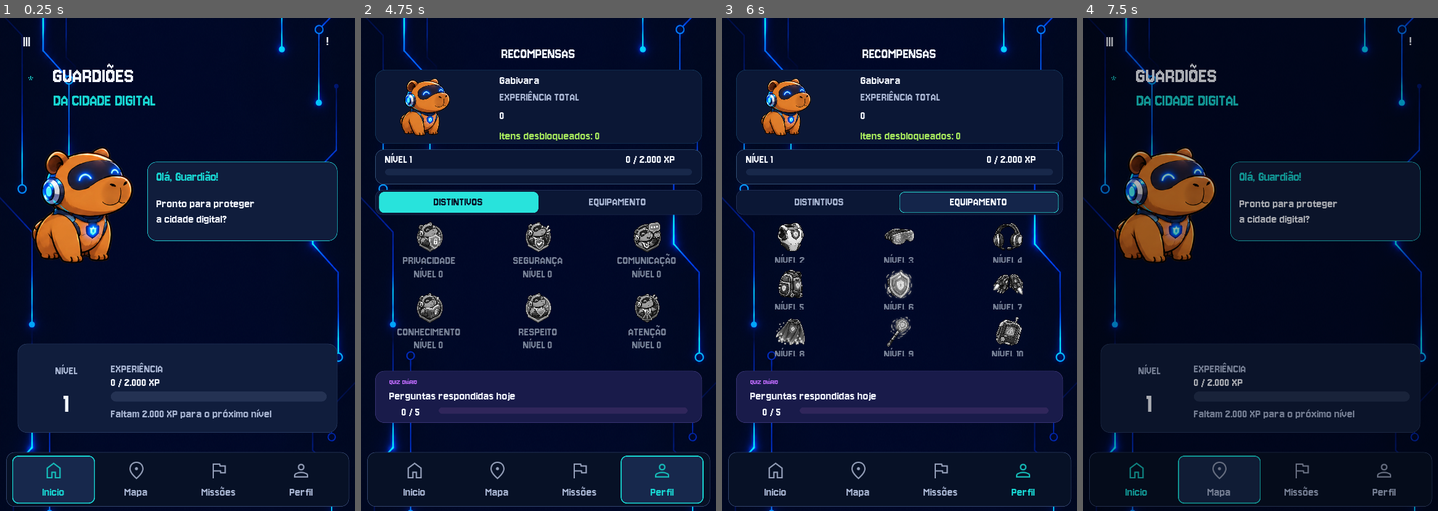
Above: before the commit, frames 1-4 (left to right).
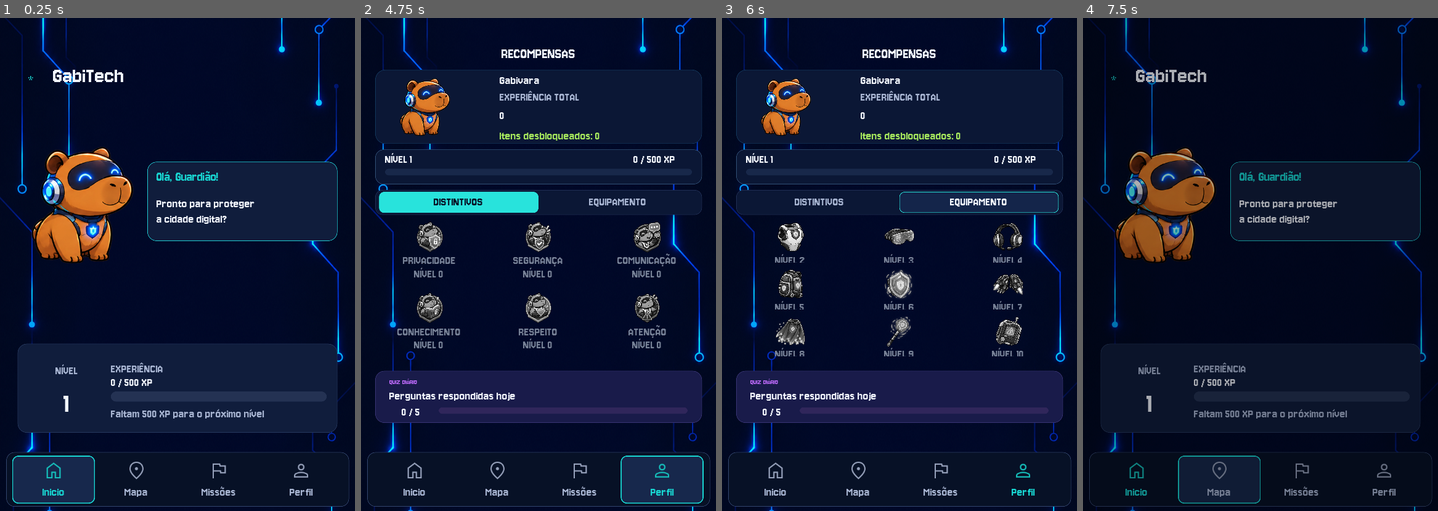
Above: after the commit, the same moments.

Repository: Samuelf17/GabiTech
Game: Godot game, scene res://app/menus/home_screen.tscn
Two runs of this game, one before a commit and one after it. Both use one fixed random seed, a clock stepped at 60 frames per second and the inputs below.
Inputs (mouse positions are in pixels of both pictures, inside the frame that each line leads up to):
- Up to frame 1 (0.25 s): no input
- Up to frame 2 (4.75 s): click "Inicio" at 0.5 s; click "Mapa" at 1.25 s; click "Inicio" at 2 s; click "Missões" at 2.75 s; click (396, 72) at 3.5 s; click "Perfil" at 4.25 s
- Up to frame 3 (6 s): click "DISTINTIVOS" at 5 s; click "EQUIPAMENTO" at 5.75 s
- Up to frame 4 (7.5 s): click "Inicio" at 6.5 s; tap Enter at 7.25, 7.35 s; move the mouse to (1338, 239) at 7.27 s; hold Right from 7.28 s (still down); click (1338, 239) at 7.42 s

The runs differ from the first frame. In frame 1, 1.0% of the frame differs, in the area x 6-93%, y 3-82%; in frame 2, less than 0.1%; in frame 3, less than 0.1%; in frame 4, 1.0%.

Commit message:
Muda o nome do app e do titulo da tela inicial

Diff:
--- a/app/menus/home_screen.gd
+++ b/app/menus/home_screen.gd
@@ -41,11 +41,10 @@
 	add_child(background)
 	ui["background"] = background
 
-	ui["menu"] = _new_label("|||", WHITE, "icon", Label.ALIGN_CENTER)
-	ui["notification"] = _new_label("!", WHITE, "icon", Label.ALIGN_CENTER)
 	ui["logo_icon"] = _new_label("*", CYAN, "brand", Label.ALIGN_CENTER)
-	ui["brand_top"] = _new_label("GUARDIÕES", WHITE, "brand_title")
-	ui["brand_bottom"] = _new_label("DA CIDADE DIGITAL", CYAN, "brand_secondary")
+	ui["brand_top"] = _new_label("GabiTech", WHITE, "brand_title")
+	ui["brand_bottom"] = _new_label("", CYAN, "brand_secondary")
+	ui["brand_bottom"].visible = false
 
 	var mascot := TextureRect.new()
 	mascot.name = "MascotSprite"
@@ -88,19 +87,16 @@
 	var width: float = viewport_size.x
 	var height: float = viewport_size.y
 	var safe_x: float = max(24.0, min(width, height) * 0.035)
-	var safe_y: float = max(18.0, min(width, height) * 0.025)
 	var font_basis: float = min(width, height)
 	var landscape: bool = width > height
 
 	if landscape:
-		_layout_landscape(width, height, safe_x, safe_y, font_basis)
+		_layout_landscape(width, height, safe_x, font_basis)
 	else:
-		_layout_portrait(width, height, safe_x, safe_y, font_basis)
-
-
-func _layout_portrait(width: float, height: float, safe_x: float, safe_y: float, font_basis: float) -> void:
-	_place(ui["menu"], safe_x, safe_y, 60, 58, font_basis)
-	_place(ui["notification"], width - safe_x - 60, safe_y, 60, 58, font_basis)
+		_layout_portrait(width, height, safe_x, font_basis)
+
+
+func _layout_portrait(width: float, height: float, safe_x: float, font_basis: float) -> void:
 	_place(ui["logo_icon"], safe_x, height * 0.085, 76, 82, font_basis)
 	_place(ui["brand_top"], safe_x + 82, height * 0.08, width - safe_x * 2 - 82, 76, font_basis)
 	_place(ui["brand_bottom"], safe_x + 84, height * 0.137, width - safe_x * 2 - 84, 62, font_basis)
@@ -123,9 +119,7 @@
 	_place_status_above_navigation(safe_x, width - safe_x * 2.0, width, height, font_basis)
 
 
-func _layout_landscape(width: float, height: float, safe_x: float, safe_y: float, font_basis: float) -> void:
-	_place(ui["menu"], safe_x, safe_y, 60, 58, font_basis)
-	_place(ui["notification"], width - safe_x - 60, safe_y, 60, 58, font_basis)
+func _layout_landscape(width: float, height: float, safe_x: float, font_basis: float) -> void:
 	_place(ui["logo_icon"], safe_x, height * 0.065, 76, 82, font_basis)
 	_place(ui["brand_top"], safe_x + 82, height * 0.04, width * 0.34, 76, font_basis)
 	_place(ui["brand_bottom"], safe_x + 84, height * 0.145, width * 0.40, 62, font_basis)
--- a/data/progression/default_progress.json
+++ b/data/progression/default_progress.json
@@ -1,5 +1,5 @@
 {
-	"schema_version": 3,
+	"schema_version": 4,
 	"level": 1,
 	"experience": 0,
 	"unlocked_items": [],
--- a/data/progression/progression_rules.json
+++ b/data/progression/progression_rules.json
@@ -1,7 +1,7 @@
 {
 	"experience_per_level": 2000,
 	"experience_per_level_by_current_level": {
-		"1": 2000,
+		"1": 500,
 		"2": 500,
 		"3": 500,
 		"4": 2000,
--- a/project.godot
+++ b/project.godot
@@ -10,7 +10,7 @@
 
 [application]
 
-config/name="Guardiões da Cidade Digital"
+config/name="GabiTech"
 run/main_scene="res://app/menus/home_screen.tscn"
 config/icon="res://icon.png"
 
--- a/shared/progress/progression_service.gd
+++ b/shared/progress/progression_service.gd
@@ -5,8 +5,20 @@
 const RULES_PATH = "res://data/progression/progression_rules.json"
 const DEFAULT_PROGRESS_PATH = "res://data/progression/default_progress.json"
 const DEFAULT_EXPERIENCE_PER_LEVEL = 2000
-const CURRENT_SCHEMA_VERSION: int = 3
+const CURRENT_SCHEMA_VERSION: int = 4
 const DEFAULT_EXPERIENCE_THRESHOLDS: Dictionary = {
+	"1": 500,
+	"2": 500,
+	"3": 500,
+	"4": 2000,
+	"5": 2000,
+	"6": 2000,
+	"7": 2000,
+	"8": 5000,
+	"9": 5000,
+	"10": 5000
+}
+const SCHEMA_3_EXPERIENCE_THRESHOLDS: Dictionary = {
 	"1": 2000,
 	"2": 500,
 	"3": 500,
@@ -377,7 +389,12 @@
 	if experience >= migration_experience_limit:
 		return {}
 	if int(schema_version) < CURRENT_SCHEMA_VERSION:
-		var legacy_total_experience: int = (level - 1) * experience_per_level + experience
+		var legacy_total_experience: int = experience
+		if int(schema_version) == 3:
+			for previous_level in range(1, level):
+				legacy_total_experience += int(SCHEMA_3_EXPERIENCE_THRESHOLDS.get(str(previous_level), experience_per_level))
+		else:
+			legacy_total_experience += (level - 1) * experience_per_level
 		level = 1
 		experience = legacy_total_experience
 		while experience >= _get_experience_threshold(level):
--- a/tests/test_home_screen.gd
+++ b/tests/test_home_screen.gd
@@ -21,6 +21,7 @@
 	var screen = HOME_SCREEN.instance()
 	get_root().add_child(screen)
 	yield(self, "idle_frame")
+	_test_app_brand_and_header(screen)
 
 	_test_layout(screen, Vector2(720, 1280), "portrait")
 	_test_layout(screen, Vector2(1280, 720), "landscape")
@@ -42,6 +43,19 @@
 		for failure in failures:
 			push_error(failure)
 		quit(1)
+
+
+func _test_app_brand_and_header(screen) -> void:
+	_check(ProjectSettings.get_setting("application/config/name") == "GabiTech", "project display name is GabiTech")
+	_check(screen.ui["brand_top"].text == "GabiTech", "home screen displays the GabiTech brand")
+	_check(screen.ui["brand_bottom"].text.empty() and not screen.ui["brand_bottom"].visible, "previous city slogan is hidden")
+	_check(not screen.ui.has("menu") and not screen.ui.has("notification"), "home header has no hamburger or exclamation labels")
+	var export_config := ConfigFile.new()
+	var load_result: int = export_config.load("res://export_presets.cfg")
+	_check(load_result == OK, "Android export preset can be loaded")
+	if load_result == OK:
+		_check(export_config.get_value("preset.0.options", "package/unique_name") == "org.godotengine.guardiesdacidadedigital", "Android package identifier stays stable for app updates")
+		_check(export_config.get_value("preset.0.options", "package/name") == "GabiTech", "Android launcher label is GabiTech")
 
 
 func _test_layout(screen, viewport_size: Vector2, layout_name: String) -> void:
@@ -153,9 +167,9 @@
 	_remove_progress_test_file(test_path)
 	progression.storage_path = test_path
 	progression.load_progress()
-	progression.add_experience(500)
-	_check(screen.ui["progress_value"].text == "500 / 2.000 XP", "home XP value updates after a partial XP change")
-	progression.add_experience(1500)
+	progression.add_experience(250)
+	_check(screen.ui["progress_value"].text == "250 / 500 XP", "home XP value updates after a partial XP change")
+	progression.add_experience(250)
 	_check(screen.ui["level_number"].text == "2", "home level display updates after a level-up signal")
 	_check(screen.ui["mascot"].texture.resource_path == "res://shared/mascot/levels/2.png", "home mascot changes to the level two artwork after leveling up")
 	_check(screen.ui["progress_value"].text == "0 / 500 XP", "home XP display updates to the next level's XP threshold")
@@ -212,7 +226,7 @@
 func _test_text_fits_controls(screen) -> void:
 	for viewport_size in [Vector2(720, 1280), Vector2(1280, 720), Vector2(960, 540), Vector2(360, 800), Vector2(320, 568)]:
 		screen._layout_screen(viewport_size)
-		for key in ["menu", "notification", "logo_icon", "brand_top", "brand_bottom", "greeting_title", "greeting_text", "level_caption", "level_number", "progress_title", "progress_value", "progress_hint", "status"]:
+		for key in ["logo_icon", "brand_top", "brand_bottom", "greeting_title", "greeting_text", "level_caption", "level_number", "progress_title", "progress_value", "progress_hint", "status"]:
 			var control: Control = screen.ui[key]
 			_check(control.has_meta("font_role"), "%s uses an adaptive font role at %s" % [key, viewport_size])
 			_check(screen.typography.has_role(control.get_meta("font_role")), "%s uses the shared typography scale at %s" % [key, viewport_size])
--- a/tests/test_profile_screen.gd
+++ b/tests/test_profile_screen.gd
@@ -142,7 +142,7 @@
 		_check(gadget["icon"].texture.resource_path == "res://shared/progress/assets/gadgets/%d.png" % gadget_level, "level %d gadget comes from its copied runtime asset" % gadget_level)
 	_check(not screen.badge_controls[0]["icon"].visible, "badges are hidden while viewing the collection")
 	_check(screen.ui["status"].text.empty(), "collection tab leaves the status label clear")
-	_check(progression.add_experience(6000), "profile test advances through the configured level thresholds")
+	_check(progression.add_experience(5000), "profile test advances through the configured level thresholds")
 	_check(screen.ui["hero_mascot"].texture.resource_path == "res://shared/mascot/levels/5.png", "profile avatar updates to the capybara for the new level")
 	for gadget in screen.collection_controls:
 		var required_level: int = gadget["required_level"]
@@ -209,9 +209,9 @@
 	_remove_progress_test_file(test_path)
 	progression.storage_path = test_path
 	progression.load_progress()
-	progression.add_experience(2000)
+	progression.add_experience(500)
 	_check(screen.ui["level_caption"].text == "NÍVEL 2", "profile level updates after a level-up signal")
-	_check(screen.ui["points"].text == "2.000", "profile total experience updates after a level-up signal")
+	_check(screen.ui["points"].text == "500", "profile total experience updates after a level-up signal")
 	_check(screen.ui["support"].text == "Itens desbloqueados: 1", "profile reward count updates after a level-up signal")
 	progression.storage_path = original_path
 	progression.load_progress()
--- a/tests/test_progression.gd
+++ b/tests/test_progression.gd
@@ -20,23 +20,23 @@
 	get_root().add_child(progression)
 	yield(self, "idle_frame")
 
-	_check(progression.experience_per_level == 2000, "level one requires 2000 XP to advance")
+	_check(progression.experience_per_level == 500 and progression._get_experience_threshold(1) == 500, "level one requires 500 XP to advance")
 	_check(progression._get_experience_threshold(2) == 500 and progression._get_experience_threshold(3) == 500, "levels two and three require 500 XP to advance")
 	_check(progression._get_experience_threshold(4) == 2000 and progression._get_experience_threshold(7) == 2000, "levels four through seven require 2000 XP to advance")
 	_check(progression._get_experience_threshold(8) == 5000 and progression._get_experience_threshold(10) == 5000, "levels eight through ten require 5000 XP to advance")
 	_check(progression.state["level"] == 1 and progression.state["experience"] == 0, "missing save starts at level 1 with 0 XP")
 	_check(not progression.add_experience(0), "zero XP is rejected")
 	_check(not progression.add_experience(-10), "negative XP is rejected")
-	_check(progression.add_experience(750), "positive XP can be applied by the progression API")
-	_check(progression.state["level"] == 1 and progression.state["experience"] == 750, "partial XP does not advance the level")
+	_check(progression.add_experience(250), "positive XP can be applied by the progression API")
+	_check(progression.state["level"] == 1 and progression.state["experience"] == 250, "partial XP does not advance the level")
 	_check(progression.state["unlocked_items"].empty(), "partial XP does not grant a level item")
-	_check(progression.add_experience(1250), "XP reaches the next level")
+	_check(progression.add_experience(250), "XP reaches the next level")
 	_check(progression.state["level"] == 2 and progression.state["experience"] == 0, "exact threshold advances the level without losing XP")
 	_check(progression.state["unlocked_items"] == ["level_reward_2"], "level 2 grants its future-configurable reward ID")
 	_check(progression.add_experience(4500), "multiple level advances can be processed")
 	_check(progression.state["level"] == 5 and progression.state["experience"] == 1500, "overflow XP carries across levels with different XP costs")
 	_check(progression.state["unlocked_items"] == ["level_reward_2", "level_reward_3", "level_reward_4", "level_reward_5"], "each crossed level grants one item ID")
-	_check(progression.get_total_experience() == 6500, "total XP is derived from level and current XP")
+	_check(progression.get_total_experience() == 5000, "total XP is derived from level and current XP")
 	_check(abs(progression.get_progress_ratio() - 0.75) < 0.0001, "XP progress ratio reflects the current level's XP threshold")
 	_check(progression.format_number(2000) == "2.000", "XP values use localized thousands separators")
 	_check(emitted_states.size() == 4, "each persisted XP update emits a progress change")
@@ -80,9 +80,9 @@
 	_check(progression.record_quiz_correct_answer("2026-02-01:2"), "replayed answer event is accepted idempotently")
 	_check(progression.state["quiz_correct_answers"] == 3, "replayed correct answer is not counted twice")
 	_check(progression.complete_quiz_session("2026-02-01", 3), "finished quiz session grants its XP")
-	_check(progression.get_total_experience() == 6680, "each correct answer grants 60 XP after session completion")
+	_check(progression.get_total_experience() == 5180, "each correct answer grants 60 XP after session completion")
 	_check(progression.complete_quiz_session("2026-02-01", 3), "finished quiz session can be retried safely")
-	_check(progression.get_total_experience() == 6680, "retrying a finished session does not grant duplicate XP")
+	_check(progression.get_total_experience() == 5180, "retrying a finished session does not grant duplicate XP")
 	for index in range(3, 6):
 		_check(progression.record_quiz_correct_answer("2026-02-02:%d" % index), "additional correct answer is persisted")
 	_check(progression.get_badge_level("knowledge") == 1, "three more answers bring the total to six without raising knowledge to level two")
@@ -125,9 +125,19 @@
 		"unlocked_items": ["level_reward_2", "level_reward_3", "level_reward_4"]
 	}
 	var migrated_xp_state: Dictionary = progression._normalize_state(old_xp_state)
-	_check(migrated_xp_state["schema_version"] == 3, "old XP progress upgrades to the current save schema")
-	_check(migrated_xp_state["level"] == 5 and migrated_xp_state["experience"] == 1500, "migration preserves earned XP while applying new level thresholds")
-	_check(migrated_xp_state["unlocked_items"].has("level_reward_5"), "XP migration includes level rewards reached by the preserved balance")
+	_check(migrated_xp_state["schema_version"] == 4, "old XP progress upgrades to the current save schema")
+	_check(migrated_xp_state["level"] == 6 and migrated_xp_state["experience"] == 1000, "migration preserves earned XP while applying new level thresholds")
+	_check(migrated_xp_state["unlocked_items"].has("level_reward_6"), "XP migration includes level rewards reached by the preserved balance")
+	var schema_three_state: Dictionary = {
+		"schema_version": 3,
+		"level": 1,
+		"experience": 750,
+		"unlocked_items": []
+	}
+	var migrated_schema_three: Dictionary = progression._normalize_state(schema_three_state)
+	_check(migrated_schema_three["schema_version"] == 4, "schema three saves upgrade to schema four")
+	_check(migrated_schema_three["level"] == 2 and migrated_schema_three["experience"] == 250, "schema three XP is preserved when the level-one threshold drops to 500")
+	_check(migrated_schema_three["unlocked_items"].has("level_reward_2"), "schema three XP migration unlocks the crossed level reward")
 
 
 func _test_other_game_rewards(progression: Node) -> void:
Not shown, changed: export_presets.cfg
Not shown, changed: .gitignore
Not shown, changed: README.md
Not shown, removed: games/anti_bullying/data/situacoes_respostas_dialogo.json:Zone.Identifier
Not shown, removed: games/anti_bullying/data/situacoes_seguranca_digital.json:Zone.Identifier
